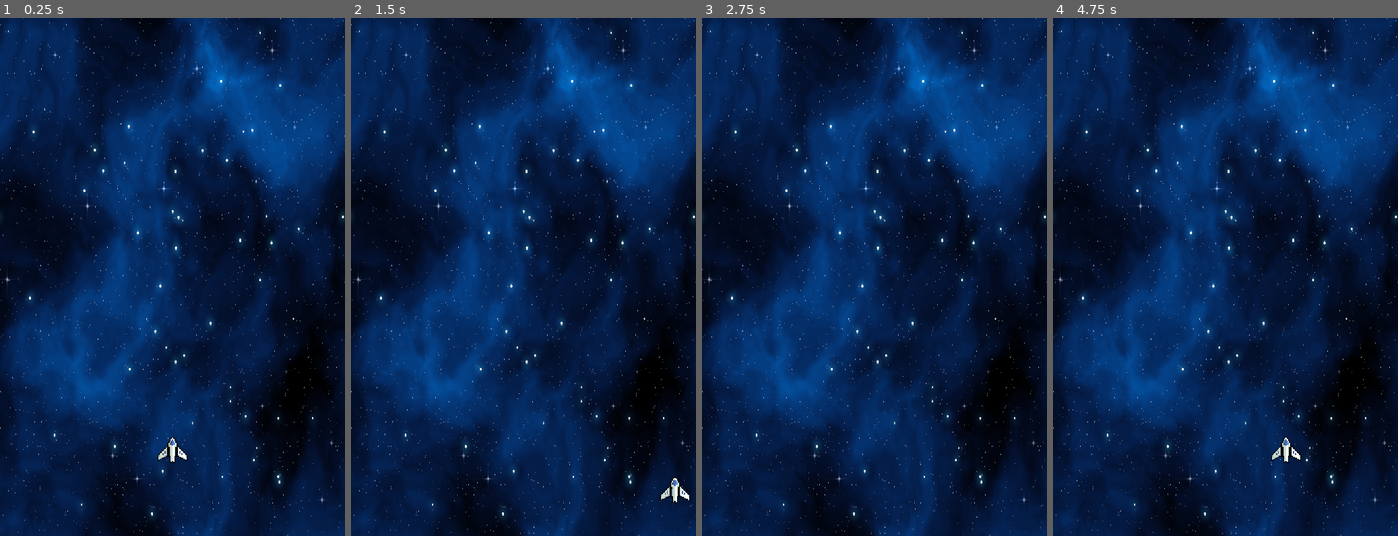
Above: before the commit, frames 1-4 (left to right).
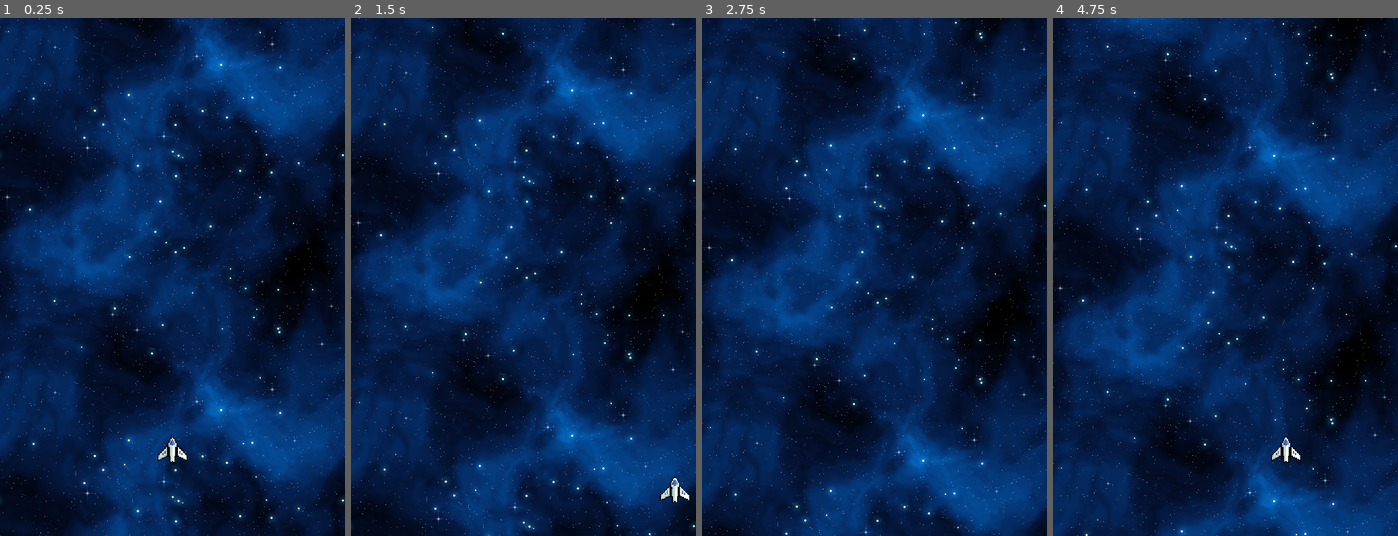
Above: after the commit, the same moments.

Repository: SiLanceP/ISCS-2DShootEmUp-Godot
Game: Godot game, scene res://scenes/main.tscn
The game is run twice, just before and just after one commit, with the same random seed, the same clock (stepped at 60 frames per second) and the same inputs. The project has no main scene, so this scene is started directly.
Inputs:
- Up to frame 1 (0.25 s): no input
- Up to frame 2 (1.5 s): hold D (right) 0.53-1.28 s; hold S (down) from 1.28 s (still down)
- Up to frame 3 (2.75 s): release S (down) at 2.03 s; hold D (right) from 2.03 s (still down)
- Up to frame 4 (4.75 s): release D (right) at 2.78 s; hold W (up) 2.78-3.53 s; hold A (left) from 3.53 s (still down)

The runs differ from the first frame. In frame 1, 49% of the frame differs, in the area x 0-100%, y 0-100%; in frame 2, 42%; in frame 3, 41%; in frame 4, 45%.

Commit message:
just extended the map and make it move

Diff:
--- a/2d-shoot-em-up/scenes/map.tscn
+++ b/2d-shoot-em-up/scenes/map.tscn
@@ -1,12 +1,16 @@
 [gd_scene format=3 uid="uid://cblsgcj0r6mxw"]
 
 [ext_resource type="Texture2D" uid="uid://doqcxd58giuhv" path="res://assets/SBS - Seamless Space Backgrounds - Small 512x512/Small 512x512/Blue Nebula/Blue_Nebula_08-512x512.png" id="1_4xfga"]
+[ext_resource type="Script" uid="uid://ctqfou0ay5jj5" path="res://scripts/map.gd" id="1_paxxb"]
 
 [node name="Map" type="Node2D" unique_id=1324985299]
+script = ExtResource("1_paxxb")
 
 [node name="Background" type="TextureRect" parent="." unique_id=57209460]
 texture_filter = 1
+offset_top = -11264.0
 offset_right = 512.0
 offset_bottom = 768.0
 texture = ExtResource("1_4xfga")
 expand_mode = 1
+stretch_mode = 1
--- /dev/null
+++ b/2d-shoot-em-up/scripts/map.gd
@@ -0,0 +1,11 @@
+extends Node2D
+
+
+# Called when the node enters the scene tree for the first time.
+func _ready() -> void:
+	pass # Replace with function body.
+
+
+# Called every frame. 'delta' is the elapsed time since the previous frame.
+func _process(delta: float) -> void:
+	translate(Vector2.DOWN * 30 * delta)
Not shown, added: 2d-shoot-em-up/scripts/map.gd.uid
Not shown, changed: README.md
